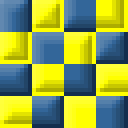
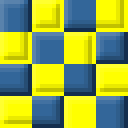
Two versions of the same layered image (128 x 128). Layer-by-layer changes:
pixels changed over <box>0,0,128,128</box> (layer not identified)
